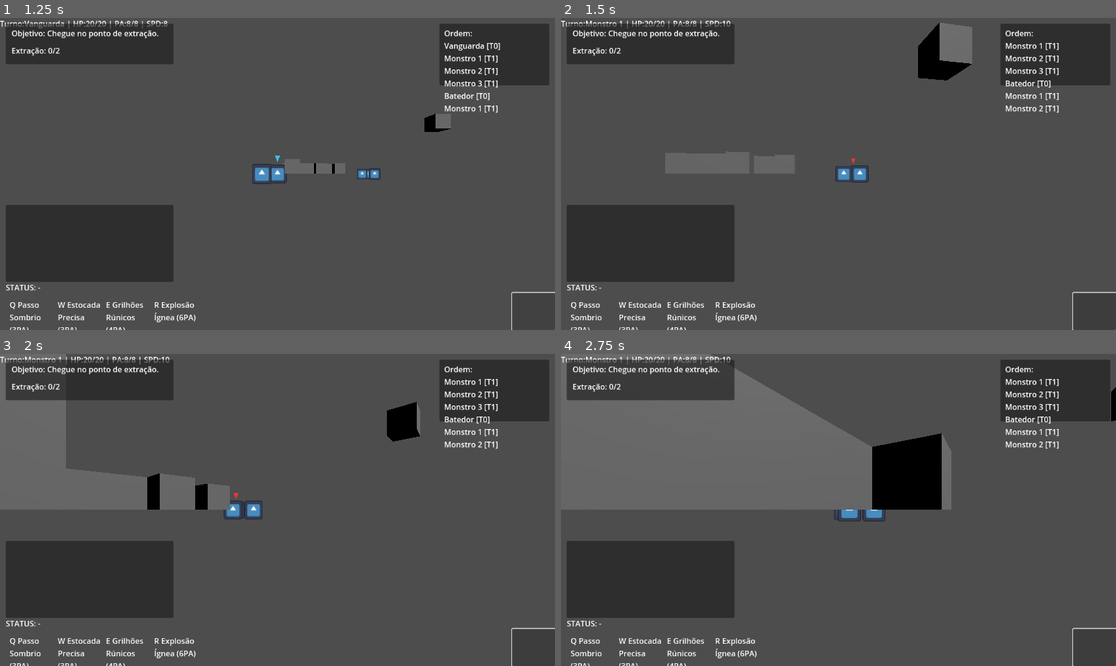
Above: before the commit, frames 1-4 (two rows, left to right).
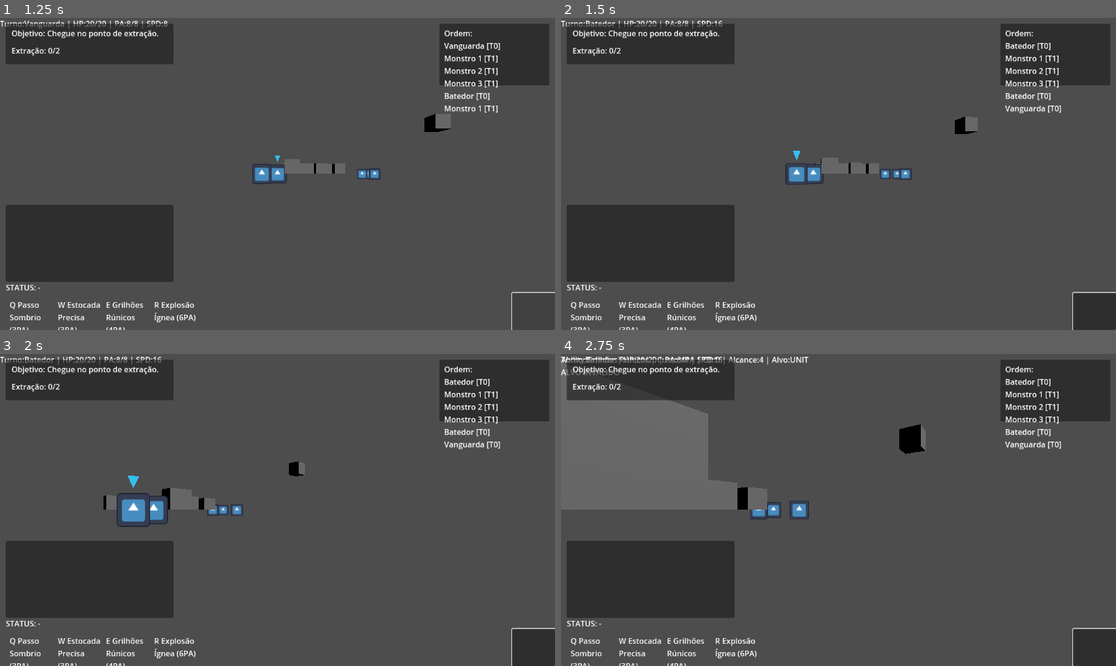
Above: after the commit, the same moments.

Repository: andrecc2507/JOGO
Game: Godot game, scene res://scene/main.tscn
Two runs of this game, one before a commit and one after it. Both use one fixed random seed, a clock stepped at 60 frames per second and the inputs below. The engine's default icon, where the game draws it, is replaced by a stand-in: a white triangle on a blue panel in a dark square.
Inputs (mouse positions are in pixels of both pictures, inside the frame that each line leads up to):
- Up to frame 1 (1.25 s): click (532, 311) at 0.5 s
- Up to frame 2 (1.5 s): tap Enter at 1.25 s; move the mouse to (960, 158) at 1.27 s; hold D from 1.28 s (still down); hold Q from 1.28 s (still down); click (960, 158) at 1.42 s
- Up to frame 3 (2 s): keep holding D; keep holding Q
- Up to frame 4 (2.75 s): move the mouse to (727, 525) at 2.02 s; release D at 2.03 s; release Q at 2.03 s; hold S from 2.03 s (still down); tap E at 2.1 s

Frame 1 is identical in both runs. In frame 2, 3.6% of the frame differs, in the area x 4-91%, y 0-54%; in frame 3, 8.9%; in frame 4, 14%, in the area x 0-100%, y 0-54%.

Commit message:
manual 2

Diff:
--- a/scene/main.tscn
+++ b/scene/main.tscn
@@ -31,6 +31,9 @@
 [node name="Tactical" type="Node3D" parent="."]
 script = ExtResource("1_wp4xf")
 unit_scene = ExtResource("2_brvut")
+map_w = null
+map_h = null
+DEBUG_LOGS = null
 
 [node name="Units" type="Node3D" parent="Tactical"]
 
--- a/scripts/core/TimelineManager.gd
+++ b/scripts/core/TimelineManager.gd
@@ -129,8 +129,7 @@
 		_active.tick_cooldowns()
 		emit_signal("active_unit_changed", _active)
 
-func end_turn_for(u: Unit) -> void:
-	if u == null:
+func force_end_turn() -> void:
+	if _active == null:
 		return
-	if _active == u:
-		_end_active_turn()
+	_end_active_turn()
--- a/scripts/tactical/tactical_controller.gd
+++ b/scripts/tactical/tactical_controller.gd
@@ -472,6 +472,7 @@
 		if not _enemy_acted_for_turn:
 			_enemy_acted_for_turn = true
 			_enemy_take_turn(act)
+			timeline.force_end_turn()
 			_check_mission_status()
 		if target_flash_timer > 0.0:
 			_update_target_ring(act, _flash_target_cell)
